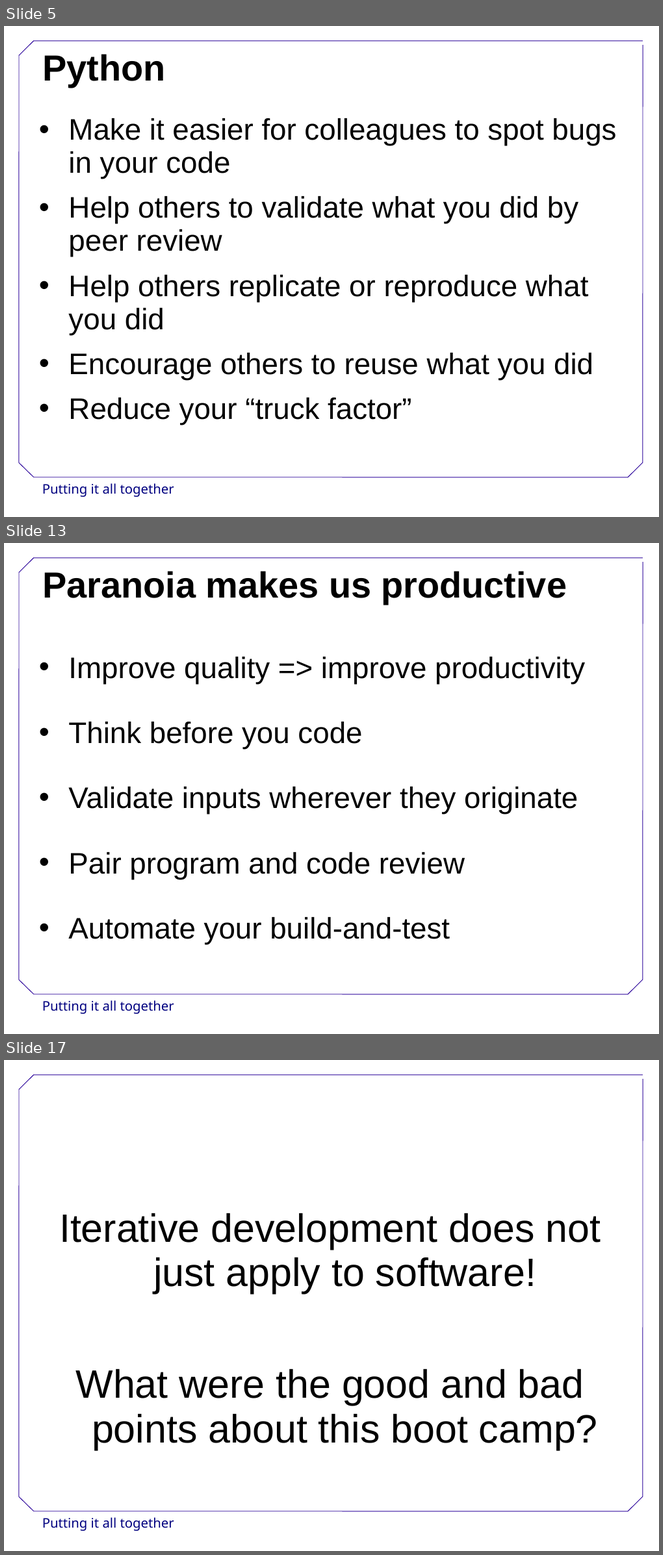
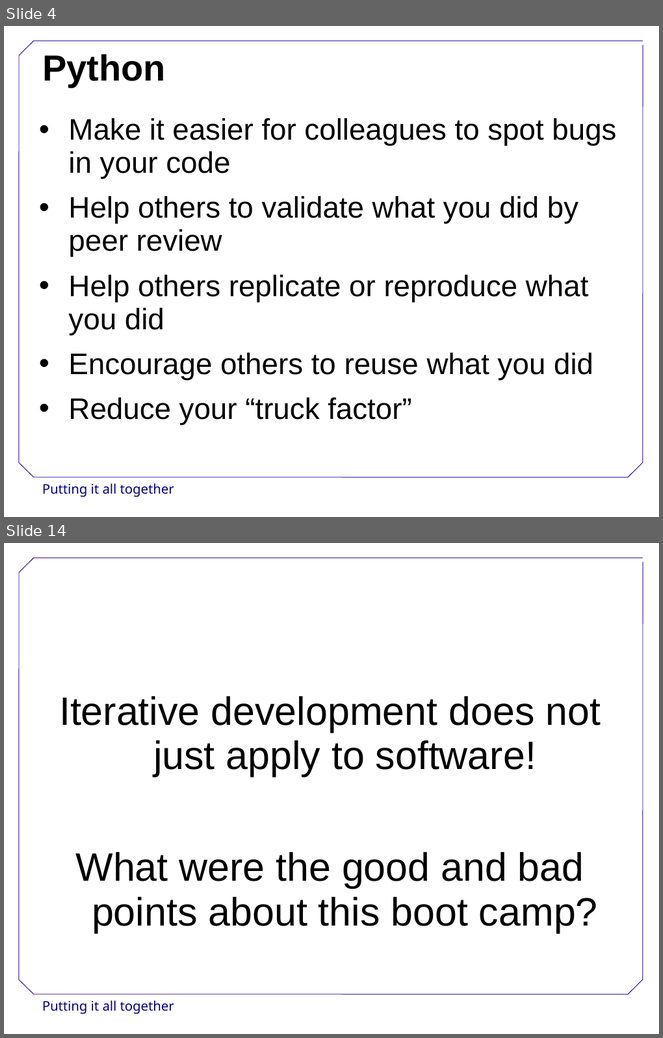
Before and after one commit to swcarpentry/DEPRECATED-boot-camps, a slide deck: slides/PuttingItAllTogether.ppt. Shown one above the other, each under a label of ours: slides 5, 13 and 17 before the commit, slides 4 and 14 after it; the slides between them are not shown. The pictures are 663x1555 and 663x1038 pixels, drawn with LibreOffice and Linux fonts; fonts in the diff are those of the drawing; background and template pictures are left out. Boxes give left, top, right and bottom in pixels: in the first picture for what was removed or moved away, otherwise in the second. Text is boxed around its words. In the diff, an @@ line names an element or a change of style, - is before the commit and + after.

```diff
--- a/slides/PuttingItAllTogether.ppt
+++ b/slides/PuttingItAllTogether.ppt
@@ slide 13 removed at (4,543,659,1034), background #FFFFFF; not listed: 9 template elements that a slide beside it also shows @@
@@ title removed at (42,571,567,604) @@
-Paranoia makes us productive
@@ text removed at (68,657,585,945) @@
-• Improve quality => improve productivity
-• Think before you code
-• Validate inputs wherever they originate
-• Pair program and code review
-• Automate your build-and-test
@@ what was slide 5 is now slide 4 @@
@@ what was slide 17 is now slide 14 @@
```
Also in this commit, not shown: 5 slides changed, 6 slides added, 10 other slides removed, 6 other files.
